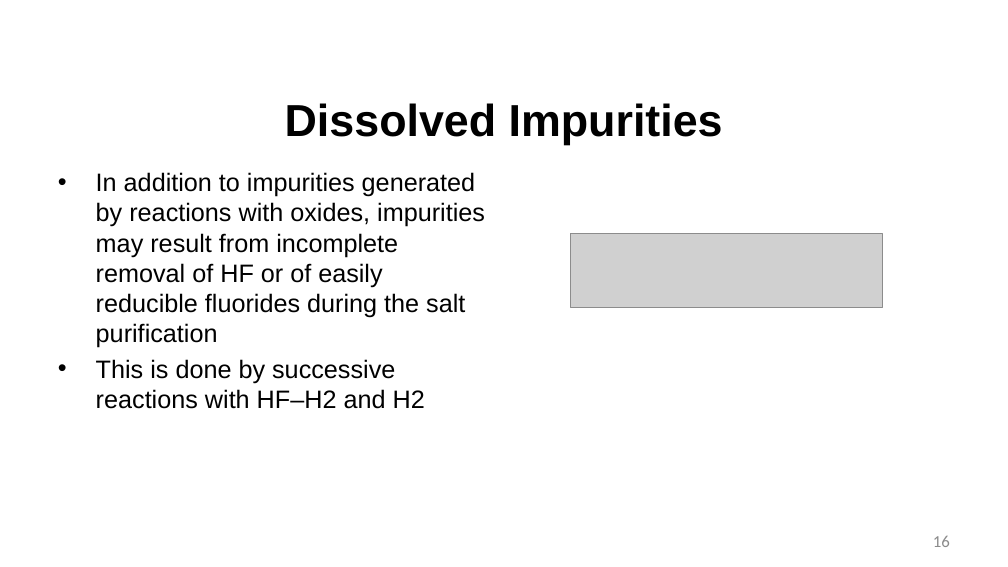
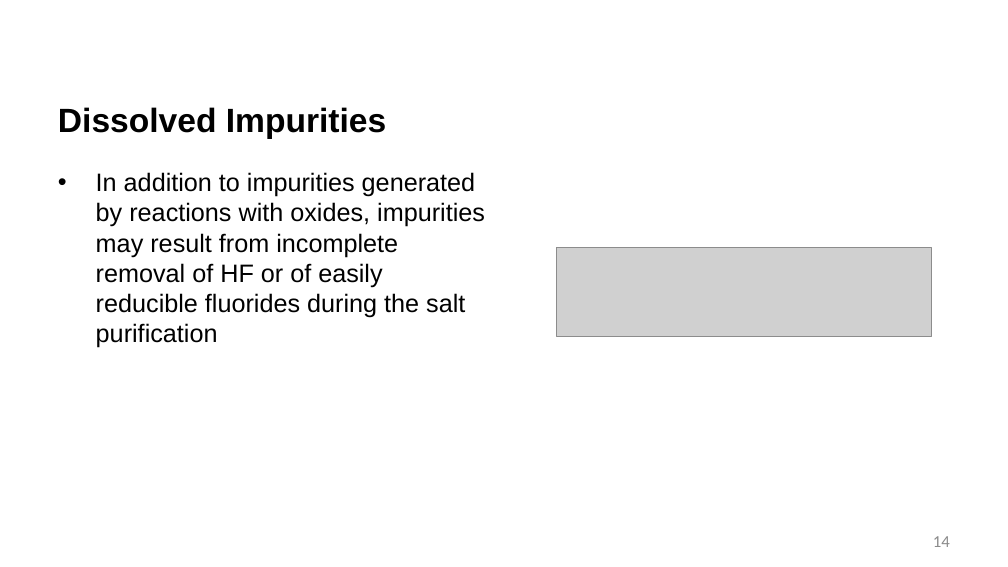
Before and after one commit to benbeeler/TEACHING, a slide deck: slide 14 of Advanced Reactor Materials/Fall2025/Lec14_MoltenSalts.pptx (slide 16 before the commit). Drawn at 1008x567 pixels with LibreOffice and Linux fonts; fonts in the diff are those of the drawing; grey boxes stand for pictures; background and template pictures are left out. Boxes give left, top, right and bottom in pixels: in the first picture for what was removed or moved away, otherwise in the second. Text is boxed around its words. In the diff, an @@ line names an element or a change of style, - is before the commit and + after.

```diff
--- a/Advanced Reactor Materials/Fall2025/Lec14_MoltenSalts.pptx
+++ b/Advanced Reactor Materials/Fall2025/Lec14_MoltenSalts.pptx
@@ title "Dissolved Impurities" at [58,107,386,139]: size 42.7 to 32 pt; alignment centre to left @@
@@ picture: place and size @@
-picture at [571,234,882,307]
+picture at [557,248,932,337]
@@ text at [96,359,425,409]: paragraph removed @@
-• This is done by successive reactions with HF–H2 and H2
@@ page number at [933,536,950,547]: text changed @@
-16
+14
```
Also in this commit, not shown: 25 other slides changed, 4 slides added, 2 slides removed, 6 other files.
